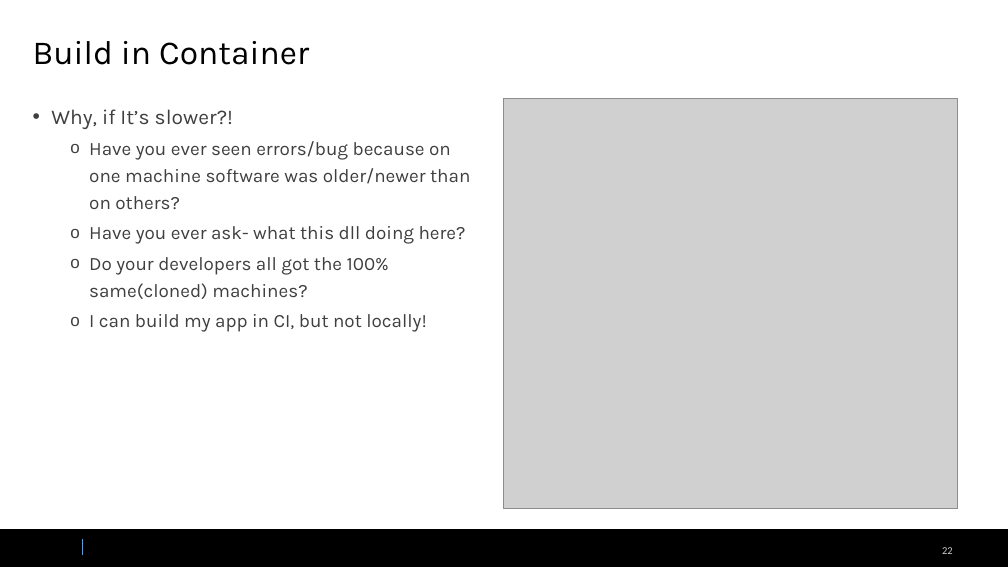
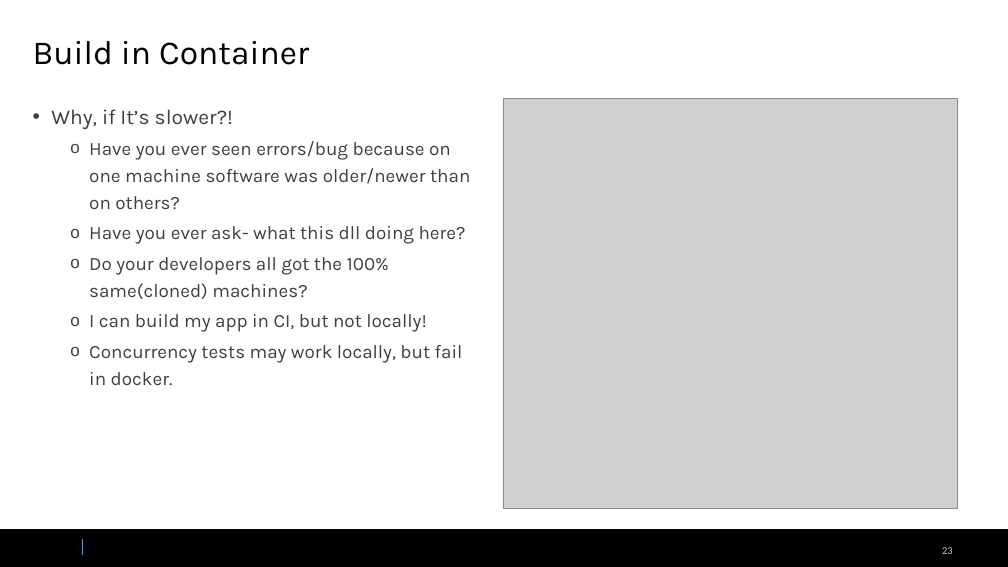
Before and after one commit to SychevIgor/publicspeaking, a slide deck: slide 23 of CICD.pptx (slide 22 before the commit). Drawn at 1008x567 pixels with LibreOffice and Linux fonts; fonts in the diff are those of the drawing; grey boxes stand for pictures; background and template pictures are left out. Boxes give left, top, right and bottom in pixels: in the first picture for what was removed or moved away, otherwise in the second. Text is boxed around its words. In the diff, an @@ line names an element or a change of style, - is before the commit and + after.

Commit message:
fix

```diff
--- a/CICD.pptx
+++ b/CICD.pptx
@@ text at <box>89,345,463,385</box>: paragraph added @@
+  o Concurrency tests may work locally, but fail in docker.
```
Also in this commit, not shown: 3 other slides changed, 3 slides removed.
